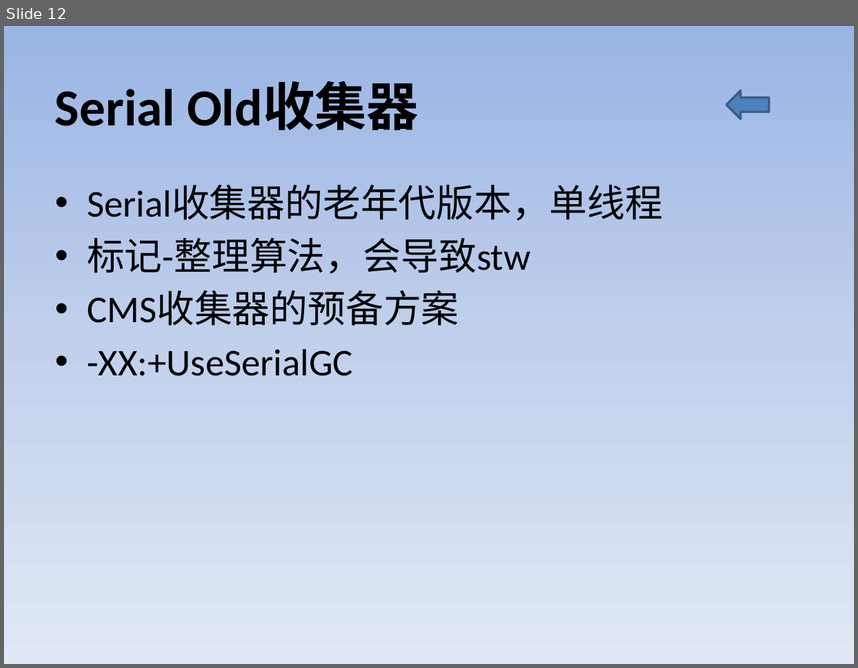
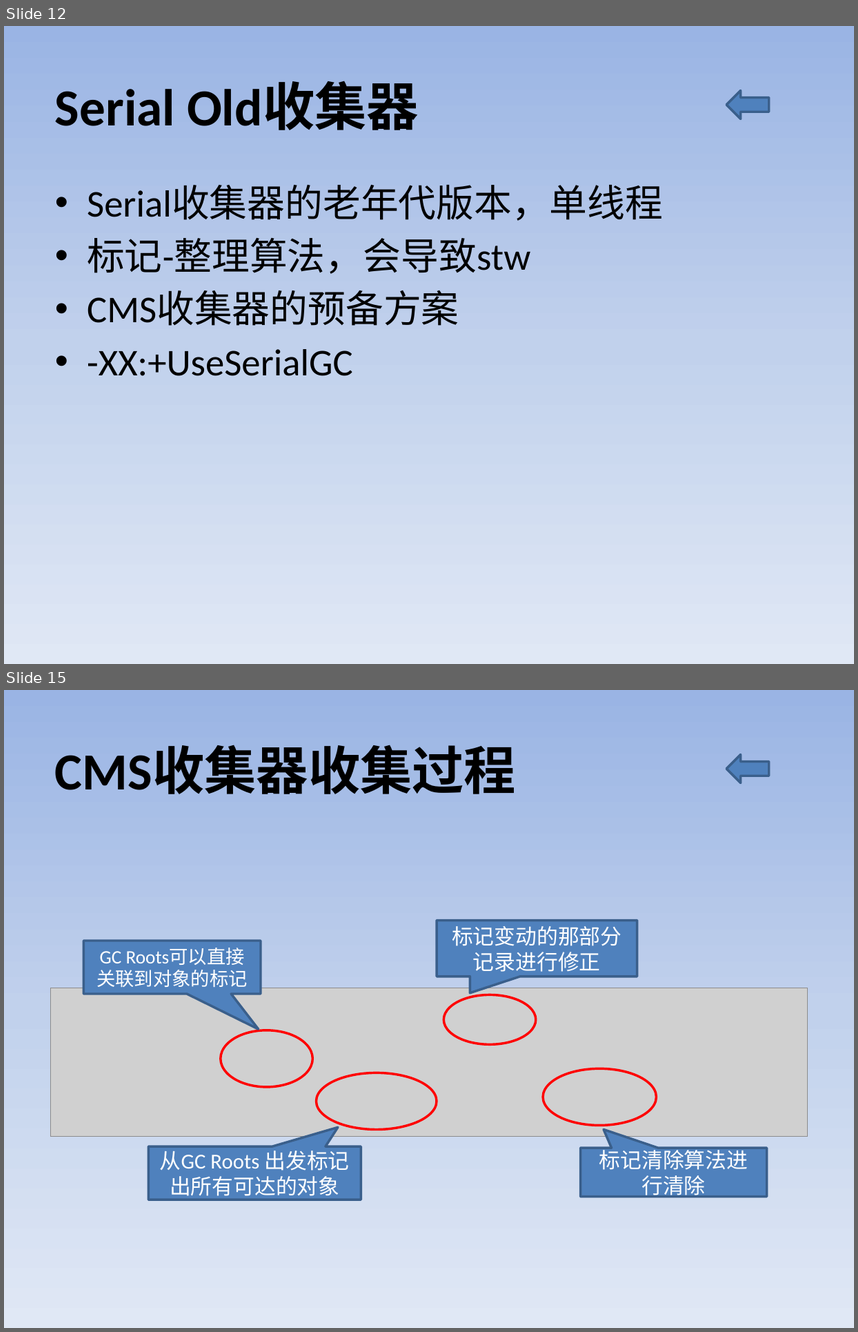
Before and after one commit to Aissue/myLearn, a slide deck: aboutGC/src/files/GC.pptx. Shown one above the other, each under a label of ours: slide 12 before the commit, slides 12 and 15 after it; the slides between them are not shown. The pictures are 858x668 and 858x1332 pixels, drawn with LibreOffice and Linux fonts; fonts in the diff are those of the drawing; grey boxes stand for pictures. Boxes give left, top, right and bottom in pixels: in the first picture for what was removed or moved away, otherwise in the second. Text is boxed around its words. In the diff, an @@ line names an element or a change of style, - is before the commit and + after.

```diff
--- a/aboutGC/src/files/GC.pptx
+++ b/aboutGC/src/files/GC.pptx
@@ slide 15 added at (4,690,854,1328), background gradient #9AB5E4 to #C2D1ED to #E1E8F5 @@
@@ title added at (55,746,516,794), 44 pt, text #000000, bold @@
+CMS收集器收集过程
@@ left arrow added at (726,755,769,782), fill #4F81BD, outline #3A5F8C 2 pt @@
@@ speech box added at (437,920,637,976), fill #4F81BD, outline #3A5F8C 2 pt, 18 pt, text #FFFFFF @@
+标记变动的那部分记录进行修正
@@ speech box added at (84,940,261,994), fill #4F81BD, outline #3A5F8C 2 pt, 16 pt, text #FFFFFF @@
+GC Roots可以直接关联到对象的标记
@@ picture added at (51,987,808,1136) @@
@@ ellipse added at (444,994,535,1044), outline #FF0000 2 pt @@
@@ ellipse added at (221,1030,312,1087), outline #FF0000 2 pt @@
@@ ellipse added at (316,1072,437,1130), outline #FF0000 2 pt @@
@@ ellipse added at (543,1068,656,1125), outline #FF0000 2 pt @@
@@ speech box added at (148,1147,361,1199), fill #4F81BD, outline #3A5F8C 2 pt, 18 pt, text #FFFFFF @@
+从GC Roots 出发标记出所有可达的对象
@@ speech box added at (580,1147,766,1196), fill #4F81BD, outline #3A5F8C 2 pt, 18 pt, text #FFFFFF @@
+标记清除算法进行清除
```
Also in this commit, not shown: 2 slides changed, 8 other slides added, 1 other file.
